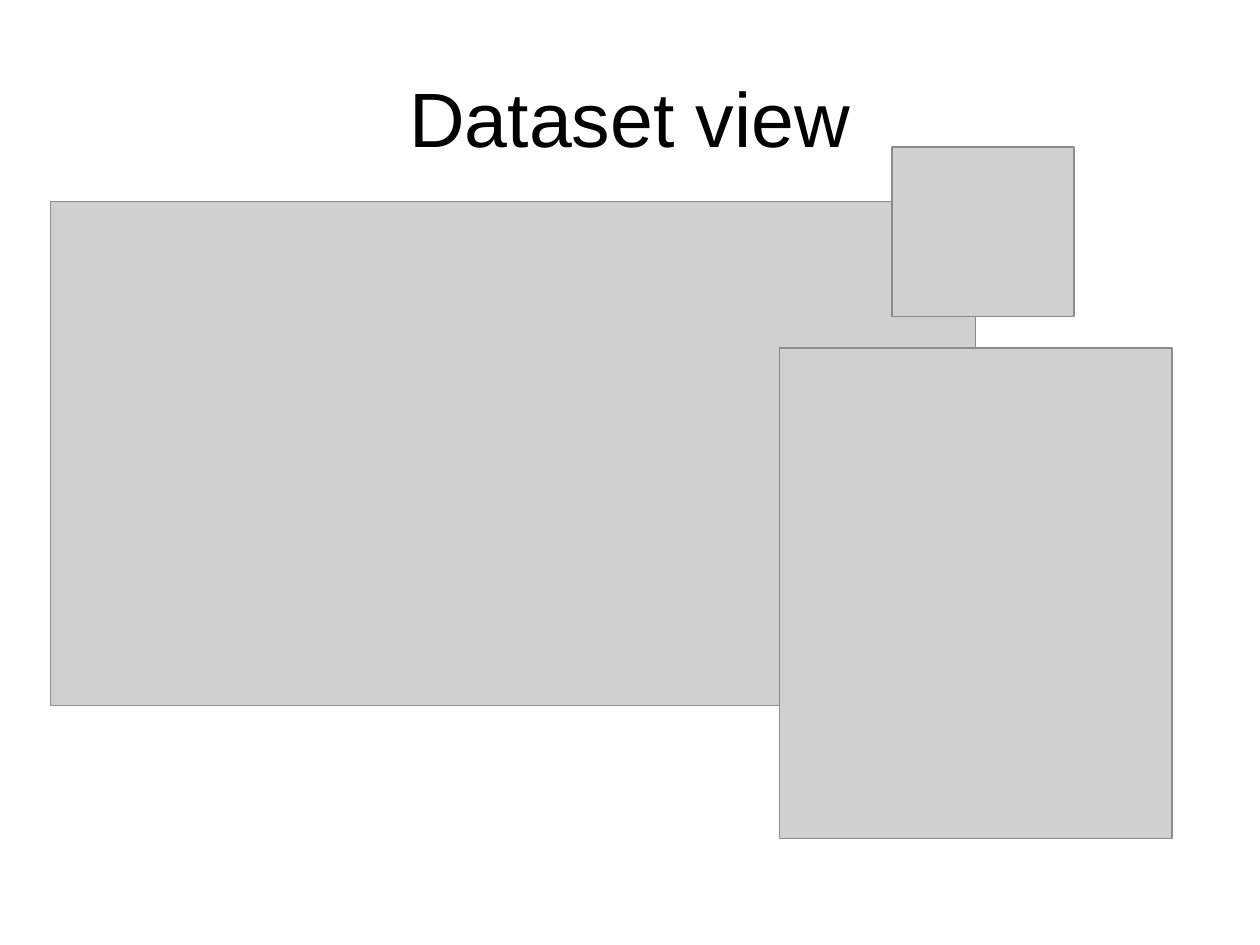
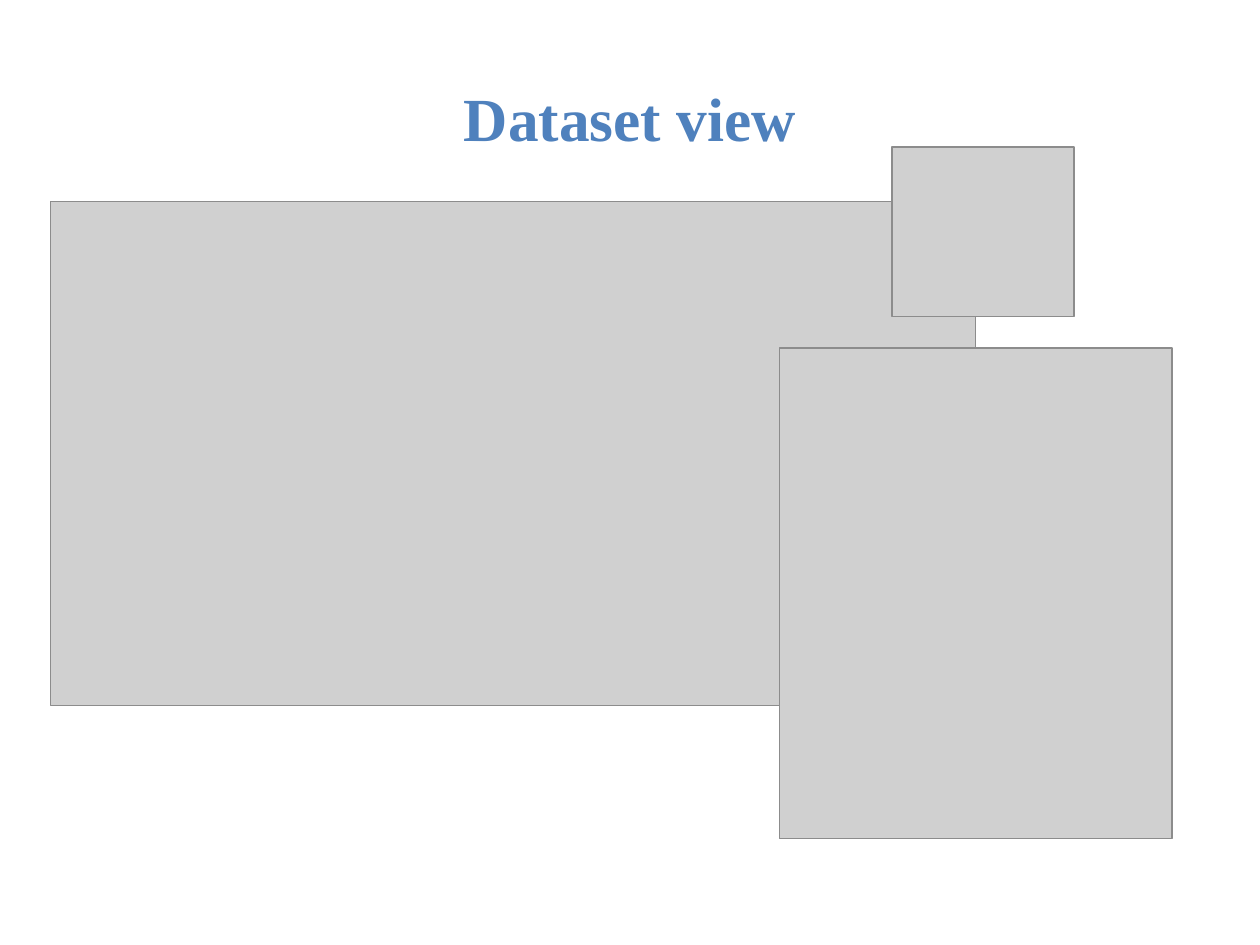
Before and after one commit to rashmitripathi/CS5560RashmiLab_knowledge_discovery_mgmt, a slide deck: slide 8 of KDM Project/documentation/KDM Presentation.pptx. Drawn at 1260x945 pixels with LibreOffice and Linux fonts; fonts in the diff are those of the drawing; grey boxes stand for pictures; background and template pictures are left out. Boxes give left, top, right and bottom in pixels: in the first picture for what was removed or moved away, otherwise in the second. Text is boxed around its words. In the diff, an @@ line names an element or a change of style, - is before the commit and + after.

```diff
--- a/KDM Project/documentation/KDM Presentation.pptx
+++ b/KDM Project/documentation/KDM Presentation.pptx
@@ title "Dataset view" at (464,98,796,142): size 44 to 35 pt, font Arial to Times New Roman, text colour #000000 to #4F81BD, bold on @@
```
Also in this commit, not shown: 4 other slides changed, 1 slide added.
